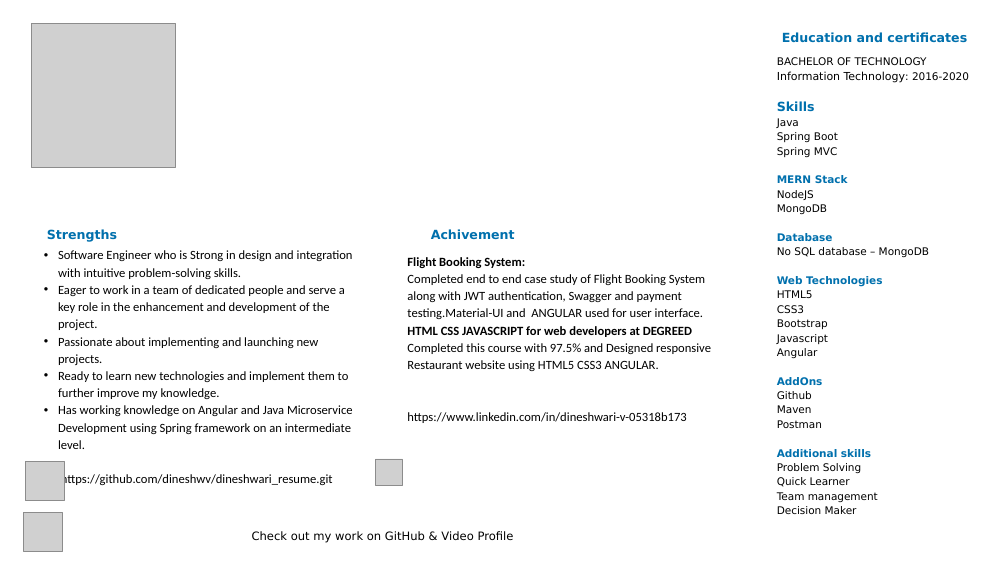
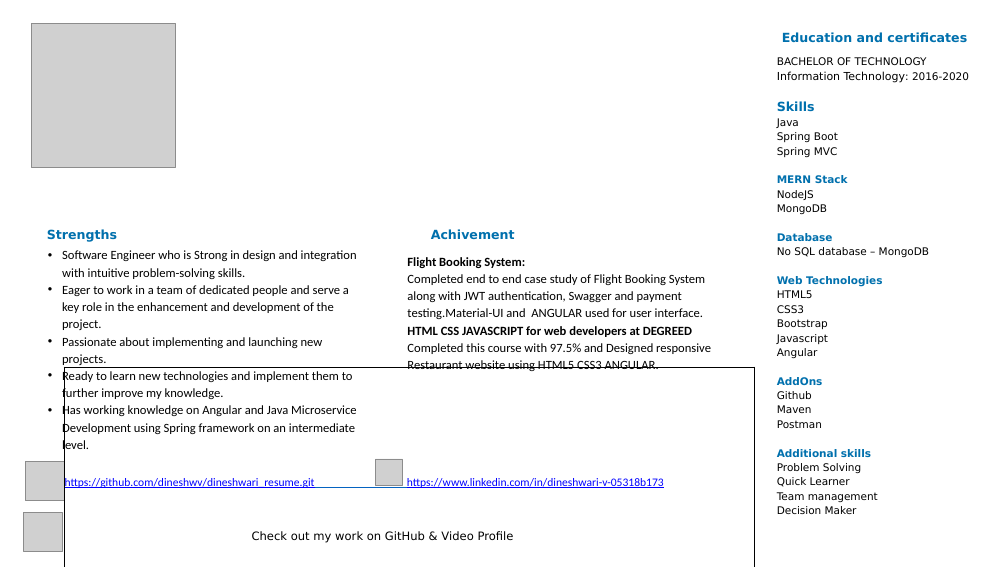
Before and after one commit to dineshwv/dineshwari_resume, a slide deck: slide 1 of Dineshwari-resume.pptx. Drawn at 1008x567 pixels with LibreOffice and Linux fonts; fonts in the diff are those of the drawing; grey boxes stand for pictures; background and template pictures are left out. Boxes give left, top, right and bottom in pixels: in the first picture for what was removed or moved away, otherwise in the second. Text is boxed around its words. In the diff, an @@ line names an element or a change of style, - is before the commit and + after.

```diff
--- a/Dineshwari-resume.pptx
+++ b/Dineshwari-resume.pptx
@@ table added at (64, 367, 755, 567), 1 rows, 1 columns @@
+https://github.com/dineshwv/dineshwari_resume.git https://www.linkedin.com/in/dineshwari-v-05318b173
@@ text at (407, 412, 686, 423): paragraph removed @@
-https://www.linkedin.com/in/dineshwari-v-05318b173
@@ text at (61, 473, 333, 487): paragraph removed @@
-https://github.com/dineshwv/dineshwari_resume.git
```
